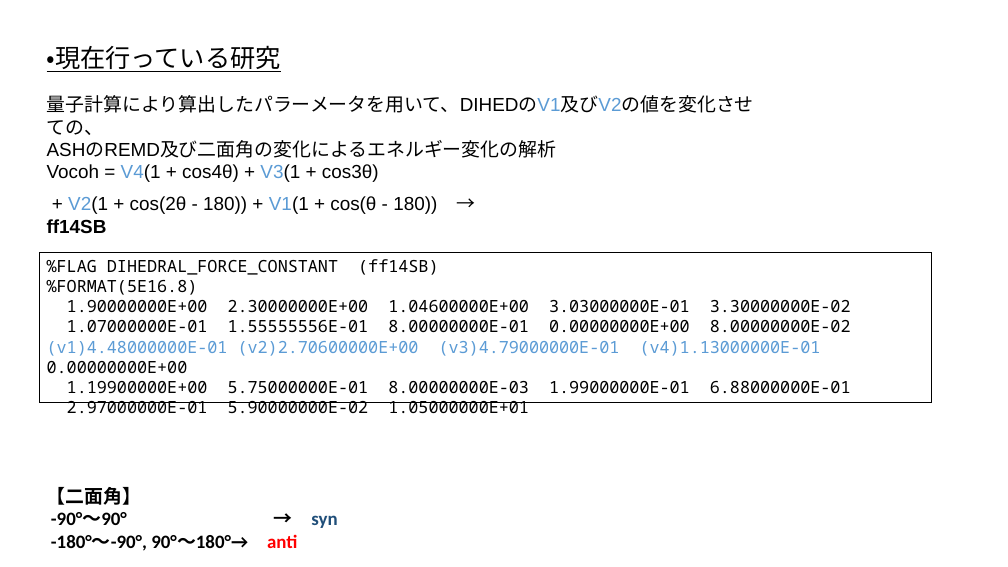
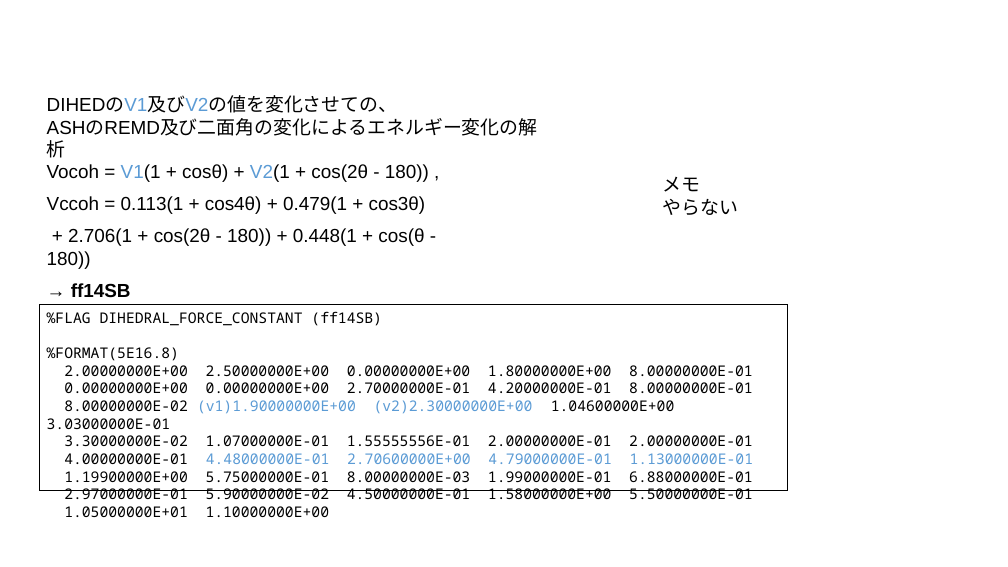
Before and after one commit to Onadius/Python_Labo, a slide deck: slide 3 of lab/SOTSURON/all_data/miyawaki_shintyoku_final_lab.pptx (slide 2 before the commit). Drawn at 1008x567 pixels with LibreOffice and Linux fonts; fonts in the diff are those of the drawing. Boxes give left, top, right and bottom in pixels: in the first picture for what was removed or moved away, otherwise in the second. Text is boxed around its words. In the diff, an @@ line names an element or a change of style, - is before the commit and + after.

Commit message:
ff99SBにてシミュレーション及びデータの収集

```diff
--- a/lab/SOTSURON/all_data/miyawaki_shintyoku_final_lab.pptx
+++ b/lab/SOTSURON/all_data/miyawaki_shintyoku_final_lab.pptx
@@ text removed at [47, 45, 281, 72] @@
-・現在行っている研究
@@ text at [47, 96, 398, 113]: text changed @@
-量子計算により算出したパラーメータを用いて、DIHEDのV1及びV2の値を変化させての、
+DIHEDのV1及びV2の値を変化させての、
@@ text at [47, 164, 429, 298]: text changed @@
-Vocoh = V4(1 + cos4θ) + V3(1 + cos3θ)
-+ V2(1 + cos(2θ - 180)) + V1(1 + cos(θ - 180)) → ff14SB
+Vocoh = V1(1 + cosθ) + V2(1 + cos(2θ - 180)) ,
+Vccoh = 0.113(1 + cos4θ) + 0.479(1 + cos3θ)
++ 2.706(1 + cos(2θ - 180)) + 0.448(1 + cos(θ - 180))
+→ ff14SB
@@ text added at [662, 177, 738, 215], 18 pt, text #000000 @@
+メモ
+やらない
@@ rectangle "%FLAG DIHEDRAL_FORCE_CONSTANT (ff14SB)": place and size @@
-rectangle "%FLAG DIHEDRAL_FORCE_CONSTANT (ff14SB)" at [39, 252, 932, 402]
+rectangle "%FLAG DIHEDRAL_FORCE_CONSTANT (ff14SB)" at [39, 305, 788, 491]
@@ text in rectangle at [47, 311, 753, 482]: size 16 to 14 pt in "%FLAG DIHEDRAL_FORCE_CONSTANT (ff14SB)", "%FORMAT(5E16.8)", "1.19900000E+00 5.75000000E-01 8.00000000E-03 1.99000000E-01  ..." @@
@@ text in rectangle at [47, 365, 754, 464]: text changed; size 16 to 14 pt @@
-1.90000000E+00 2.30000000E+00 1.04600000E+00 3.03000000E-01 3.30000000E-02
-1.07000000E-01 1.55555556E-01 8.00000000E-01 0.00000000E+00 8.00000000E-02 (v1)4.48000000E-01 (v2)2.70600000E+00 (v3)4.79000000E-01 (v4)1.13000000E-01 0.00000000E+00
+2.00000000E+00 2.50000000E+00 0.00000000E+00 1.80000000E+00 8.00000000E-01
+0.00000000E+00 0.00000000E+00 2.70000000E-01 4.20000000E-01 8.00000000E-01
+8.00000000E-02 (v1)1.90000000E+00 (v2)2.30000000E+00 1.04600000E+00 3.03000000E-01
+3.30000000E-02 1.07000000E-01 1.55555556E-01 2.00000000E-01 2.00000000E-01
+4.00000000E-01 4.48000000E-01 2.70600000E+00 4.79000000E-01 1.13000000E-01
@@ text removed at [47, 487, 297, 551] @@
-【二面角】
--90°～90° → syn
--180°～-90°, 90°～180°→ anti
@@ text in rectangle at [64, 488, 753, 499]: text changed; size 16 to 14 pt @@
-2.97000000E-01 5.90000000E-02 1.05000000E+01
+2.97000000E-01 5.90000000E-02 4.50000000E-01 1.58000000E+00 5.50000000E-01
+1.05000000E+01 1.10000000E+00
```
Also in this commit, not shown: 9 other slides changed, 14 slides added, 1 slide removed, 13 other files.
